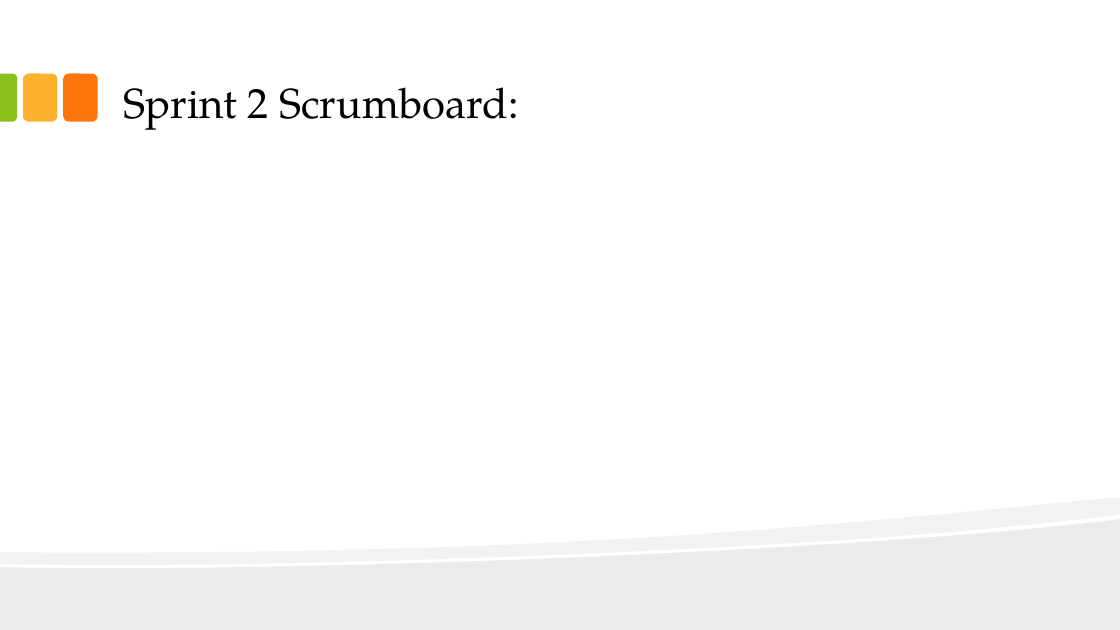
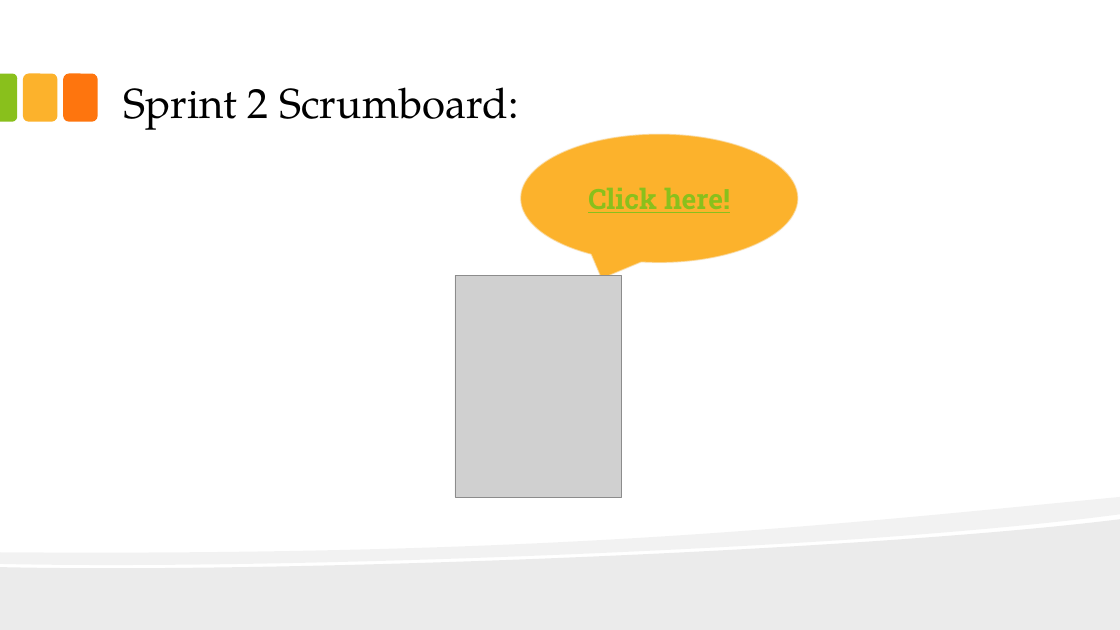
Before and after one commit to pclundaahl/grocerybuddy, a slide deck: slide 8 of Team Docs/Sprint 2 Presentation.pptx. Drawn at 1120x630 pixels with LibreOffice and Linux fonts; fonts in the diff are those of the drawing; grey boxes stand for pictures. Boxes give left, top, right and bottom in pixels: in the first picture for what was removed or moved away, otherwise in the second. Text is boxed around its words. In the diff, an @@ line names an element or a change of style, - is before the commit and + after.

```diff
--- a/Team Docs/Sprint 2 Presentation.pptx
+++ b/Team Docs/Sprint 2 Presentation.pptx
@@ speech bubble added at (x1=520, y1=134, x2=798, y2=263), fill #FCB22C, outline #F9F9F9 1.35 pt, 24 pt, text #89C01C, bold, underline @@
+Click here!
@@ picture added at (x1=455, y1=276, x2=621, y2=497) @@
```
Also in this commit, not shown: 5 other slides changed, 1 slide added, 1 slide removed.
